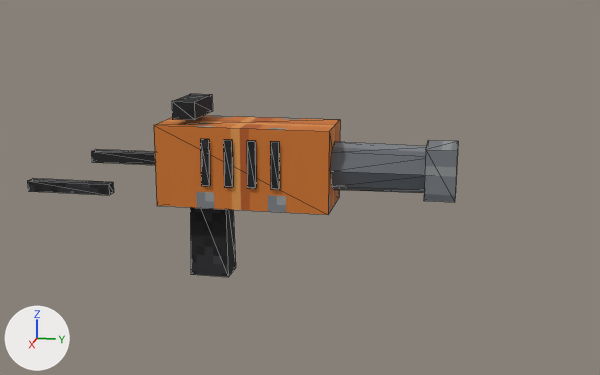
Before and after pictures for a commit that changed the glTF model docs/models/procedural/tools__powered_hammer.glb.
Camera for both pictures: a 50 mm camera at (1.375, 0.365, 0.423) aimed at (-0.034, 0.083, 0.071). Every picture has the same lights, and +X, +Y and +Z are marked at lower left. The older version comes first. Mesh edges are drawn as thin lines. Where no turn or scale is listed for an object, it has been applied to the vertices. Vertices at exactly the same position are counted once.

Before the edit, the objects in view are built like this:
```python
me_mesh_0 = bpy.data.meshes.new('Mesh_0')
me_mesh_0.from_pydata(...)  # a box spanning x -0.0425..0.0425, y -0.025..0.025, z -0.0425..0.0425
me_mesh_0.materials.append(mat_m_qd_metalbrushed)
me_mesh_2 = bpy.data.meshes.new('Mesh_2')
me_mesh_2.from_pydata(...)  # a box spanning x -0.06..0.06, y -0.15..0.15, z 0.05..0.19
me_mesh_2.materials.append(mat_m_qd_paintorange)
me_mesh_3 = bpy.data.meshes.new('Mesh_3')
me_mesh_3.from_pydata(...)  # 64 vertices, 96 faces; spans x -0.05..0.065, y -0.42..0.067, z -0.085..0.23
me_mesh_3.materials.append(mat_m_furn_rubber)
me_mesh_4 = bpy.data.meshes.new('Mesh_4')
me_mesh_4.from_pydata(...)  # a box spanning x -0.01..0.01, y -0.015..0.015, z 0.06..0.1; an 8-sided cut cone along y (radius 0.042 at the low end, 0.04 at the high end) spanning x -0.042..0.042, y 0.15..0.32, z 0.078..0.162
me_mesh_4.materials.append(mat_m_qd_steelplate)
ob_meshinstance3d_342 = bpy.data.objects.new('_MeshInstance3D_342', me_mesh_0)
ob_meshinstance3d_342.location = (0.0, 0.33, 0.12)
ob_meshinstance3d_344 = bpy.data.objects.new('_MeshInstance3D_344', me_mesh_2)
ob_meshinstance3d_344.location = (0.0, 0.0, 0.0)
ob_meshinstance3d_345 = bpy.data.objects.new('_MeshInstance3D_345', me_mesh_3)
ob_meshinstance3d_345.location = (0.0, 0.0, 0.0)
ob_meshinstance3d_346 = bpy.data.objects.new('_MeshInstance3D_346', me_mesh_4)
ob_meshinstance3d_346.location = (0.0, 0.0, 0.0)
```
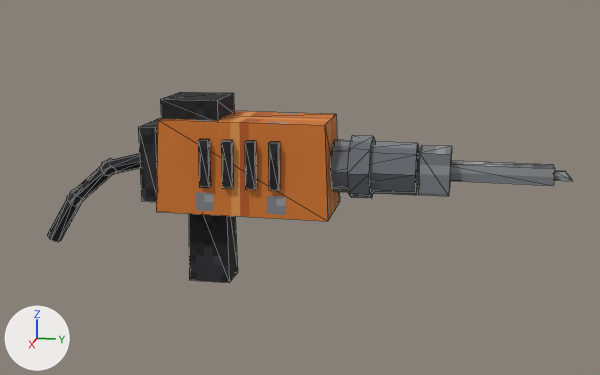
Changed parts and their boxes (x1, y1, x2, y2) in the pictures (600 x 375 px; the box of a moved part takes in the faces that stretch with it):
'_MeshInstance3D_344', reshaped (11% taller): before (154, 116, 340, 215); after (156, 111, 340, 221)
'_MeshInstance3D_345', reshaped: before (27, 94, 279, 277); after (47, 92, 280, 283)
'_MeshInstance3D_346', reshaped (7% narrower, 23% taller): before (331, 142, 427, 193); after (330, 135, 419, 198)
'_MeshInstance3D_342', reshaped, moved (343% wider, 17% shorter): before (424, 140, 458, 202); after (418, 145, 572, 196)
part 3 of me_mesh_3, added: after (138, 118, 160, 202)
part 4 of me_mesh_3, added: after (268, 142, 280, 191)
part 5 of me_mesh_3, added: after (245, 141, 256, 190)
part 6 of me_mesh_3, added: after (221, 140, 233, 189)
part 7 of me_mesh_3, added: after (198, 139, 210, 187)
part 8 of me_mesh_3, moved or reshaped: before (190, 207, 236, 277); after (189, 214, 238, 283)
part 9 of me_mesh_3, added: after (160, 92, 234, 121)
part 10 of me_mesh_3, added: after (102, 154, 140, 174)
part 11 of me_mesh_3, added: after (67, 158, 113, 203)
part 12 of me_mesh_3, added: after (47, 189, 83, 242)
part 13 of me_mesh_3, deleted: before (270, 141, 279, 190)
part 14 of me_mesh_3, deleted: before (247, 141, 256, 189)
part 15 of me_mesh_3, deleted: before (172, 94, 213, 120)
part 16 of me_mesh_3, deleted: before (223, 140, 233, 187)
part 17 of me_mesh_3, deleted: before (200, 139, 210, 186)
part 18 of me_mesh_3, deleted: before (27, 149, 155, 195)
part 19 of me_mesh_4, added: after (347, 135, 375, 198)
part 20 of me_mesh_4, moved or reshaped: before (331, 142, 427, 193); after (330, 140, 419, 195)

The change, as a diff of the scene's bpy script:
```diff
--- a/docs/models/procedural/tools__powered_hammer.glb.py
+++ b/docs/models/procedural/tools__powered_hammer.glb.py
@@ me_mesh_0 @@
-me_mesh_0.from_pydata(...)  # 8 vertices, 12 faces; spans x -0.0425..0.0425, y -0.025..0.025, z -0.0425..0.0425
+me_mesh_0.from_pydata(...)  # 24 vertices, 36 faces; spans x -0.035..0.035, y -0.025..0.22, z -0.035..0.035
+# me_mesh_0 part 1: the whole mesh is rebuilt
 me_mesh_0.materials.append(mat_m_qd_metalbrushed)
@@ me_mesh_2 @@
-me_mesh_2.from_pydata(...)  # 8 vertices, 12 faces; spans x -0.06..0.06, y -0.15..0.15, z 0.05..0.19
-me_mesh_2.vertices[0].co = (-0.06, 0.15, 0.19)  # pixel (340, 119)
-me_mesh_2.vertices[1].co = (0.06, -0.15, 0.19)  # pixel (153, 125)
-me_mesh_2.vertices[2].co = (-0.06, -0.15, 0.19)
-me_mesh_2.vertices[3].co = (0.06, 0.15, 0.19)  # pixel (329, 131)
-me_mesh_2.vertices[4].co = (-0.06, 0.15, 0.05)  # pixel (339, 197)
-me_mesh_2.vertices[5].co = (0.06, -0.15, 0.05)  # pixel (156, 205)
-me_mesh_2.vertices[6].co = (0.06, 0.15, 0.05)  # pixel (328, 214)
-me_mesh_2.vertices[7].co = (-0.06, -0.15, 0.05)
+me_mesh_2.from_pydata(...)  # 8 vertices, 12 faces; spans x -0.065..0.065, y -0.15..0.15, z 0.04..0.2
+# me_mesh_2 part 2
+me_mesh_2.vertices[0].co = (-0.06, 0.142, 0.2)  # pixel (336, 114)
+me_mesh_2.vertices[1].co = (0.06, -0.142, 0.2)  # pixel (157, 119)
+me_mesh_2.vertices[2].co = (-0.06, -0.142, 0.2)
+me_mesh_2.vertices[3].co = (0.06, 0.142, 0.2)  # pixel (324, 125)
+me_mesh_2.vertices[4].co = (-0.065, 0.15, 0.04)  # pixel (339, 201)
+me_mesh_2.vertices[5].co = (0.065, -0.15, 0.04)  # pixel (156, 211)
+me_mesh_2.vertices[6].co = (0.065, 0.15, 0.04)  # pixel (327, 221)
+me_mesh_2.vertices[7].co = (-0.065, -0.15, 0.04)
 me_mesh_2.materials.append(mat_m_qd_paintorange)
@@ me_mesh_3 @@
-me_mesh_3.from_pydata(...)  # 64 vertices, 96 faces; spans x -0.05..0.065, y -0.42..0.067, z -0.085..0.23
+me_mesh_3.from_pydata(...)  # 138 vertices, 216 faces; spans x -0.13..0.073, y -0.39..0.187, z -0.095..0.233
+# me_mesh_3 part 3: a new loose piece, a box spanning x -0.055..0.055, y -0.18..-0.15, z 0.055..0.185, in mat_m_furn_rubber
+# me_mesh_3 part 4: a new loose piece, a box spanning x 0.061..0.073, y 0.052..0.068, z 0.09..0.17, in mat_m_furn_rubber
+# me_mesh_3 part 5: a new loose piece, a box spanning x 0.061..0.073, y 0.012..0.028, z 0.09..0.17, in mat_m_furn_rubber
+# me_mesh_3 part 6: a new loose piece, a box spanning x 0.061..0.073, y -0.028..-0.012, z 0.09..0.17, in mat_m_furn_rubber
+# me_mesh_3 part 7: a new loose piece, a box spanning x 0.061..0.073, y -0.068..-0.052, z 0.09..0.17, in mat_m_furn_rubber
+# me_mesh_3 part 8: the loose piece of 8 vertices spanning x -0.025..0.025, y -0.105..-0.035, z -0.085..0.085 is scaled about its middle by (1.1, 1.07, 1.12)
+# me_mesh_3 part 9: a new loose piece, a box spanning x -0.05..0.05, y -0.14..-0.04, z 0.197..0.233, in mat_m_furn_rubber
+# me_mesh_3 part 10: a new loose piece of 14 vertices spanning x -0.014..0.014, y -0.272..-0.177, z 0.086..0.132, in mat_m_furn_rubber
+# me_mesh_3 part 11: a new loose piece of 14 vertices spanning x -0.014..0.014, y -0.345..-0.245, z 0.024..0.116, in mat_m_furn_rubber
+# me_mesh_3 part 12: a new loose piece of 14 vertices spanning x -0.014..0.014, y -0.39..-0.315, z -0.046..0.055, in mat_m_furn_rubber
+# me_mesh_3 part 13: the loose piece of 8 vertices spanning x 0.059..0.065, y 0.053..0.067, z 0.09..0.17 is deleted
+# me_mesh_3 part 14: the loose piece of 8 vertices spanning x 0.059..0.065, y 0.013..0.027, z 0.09..0.17 is deleted
+# me_mesh_3 part 15: the loose piece of 8 vertices spanning x -0.05..0.05, y -0.12..-0.08, z 0.2..0.23 is deleted
+# me_mesh_3 part 16: the loose piece of 8 vertices spanning x 0.059..0.065, y -0.027..-0.013, z 0.09..0.17 is deleted
+# me_mesh_3 part 17: the loose piece of 8 vertices spanning x 0.059..0.065, y -0.067..-0.053, z 0.09..0.17 is deleted
+# me_mesh_3 part 18: 16 vertices removed from x -0.01..0.01, y -0.42..-0.11, z 0.05..0.13
+# other edits to the shape of me_mesh_3 do not show in these pictures
 me_mesh_3.materials.append(mat_m_furn_rubber)
@@ me_mesh_4 @@
-me_mesh_4.from_pydata(...)  # 26 vertices, 44 faces; spans x -0.042..0.042, y -0.015..0.32, z 0.06..0.162
+me_mesh_4.from_pydata(...)  # 44 vertices, 76 faces; spans x -0.054..0.054, y -0.035..0.29, z 0.045..0.174
+# me_mesh_4 part 19: a new loose piece, an 8-sided cylinder along y spanning x -0.054..0.054, y 0.18..0.215, z 0.066..0.174, in mat_m_qd_steelplate
+# me_mesh_4 part 20: 17 vertices removed from x -0.042..0.042, y 0.15..0.32, z 0.078..0.162; 17 vertices added at x -0.045..0.045, y 0.15..0.29, z 0.075..0.165
+# other edits to the shape of me_mesh_4 do not show in these pictures
 me_mesh_4.materials.append(mat_m_qd_steelplate)
@@ ob_meshinstance3d_342 @@
 ob_meshinstance3d_342 = bpy.data.objects.new('_MeshInstance3D_342', me_mesh_0)
-ob_meshinstance3d_342.location = (0.0, 0.33, 0.12)
+ob_meshinstance3d_342.location = (0.0, 0.32, 0.12)
```
